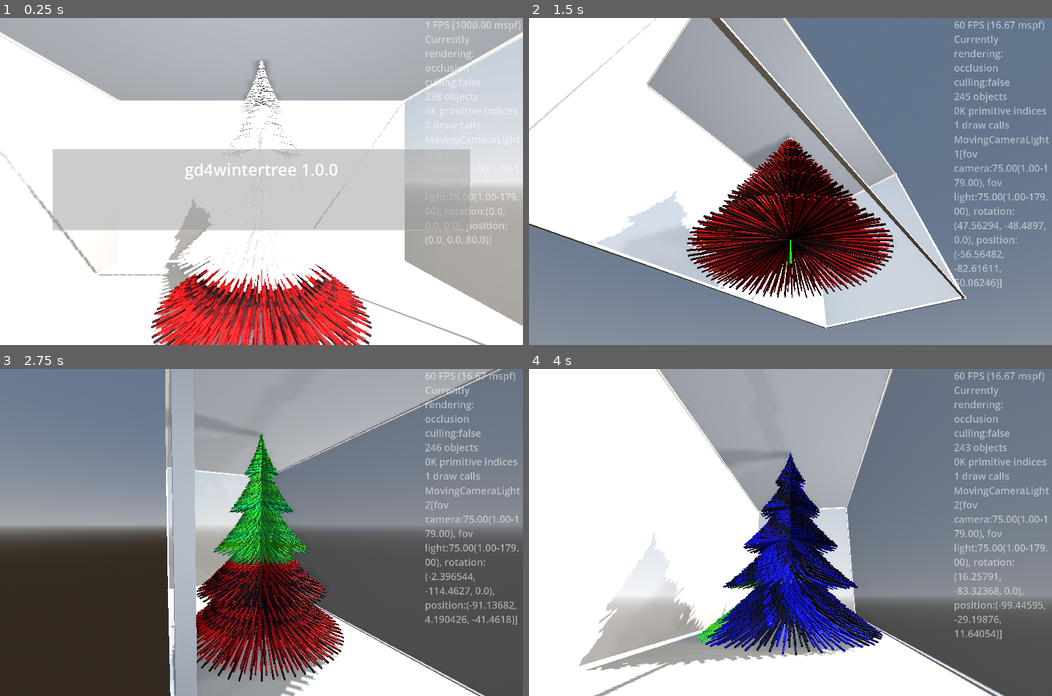
Above: before the commit, frames 1-4 (two rows, left to right).
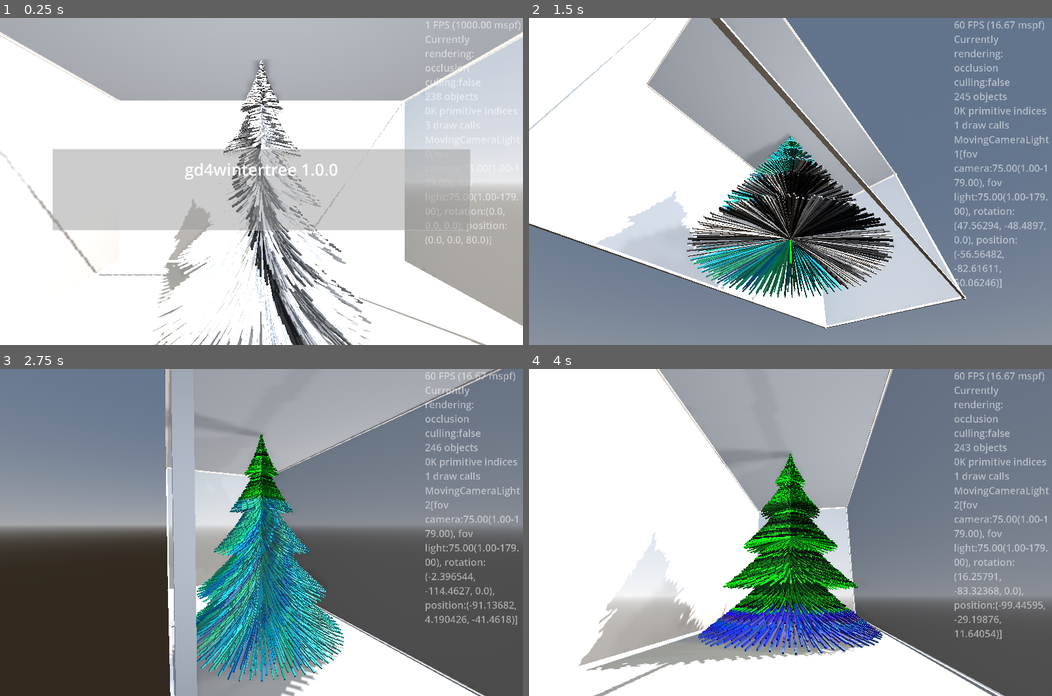
Above: after the commit, the same moments.

Repository: kasworld/gd4wintertree
Game: Godot game, scene res://main.tscn
Same seed, same stepped clock (60 frames per second), same inputs: the game is played once before the commit and once after it.
Inputs (mouse positions are in pixels of both pictures, inside the frame that each line leads up to):
- Up to frame 1 (0.25 s): no input
- Up to frame 2 (1.5 s): tap Enter at 0.5 s; move the mouse to (905, 165) at 0.52 s; hold Right 0.53-1.28 s; tap Q at 0.6 s; click (905, 165) at 0.67 s; move the mouse to (685, 197) at 1.27 s; hold Down from 1.28 s (still down); tap E at 1.35 s
- Up to frame 3 (2.75 s): move the mouse to (313, 460) at 2.02 s; release Down at 2.03 s; hold Right from 2.03 s (still down); tap Enter at 2.1 s
- Up to frame 4 (4 s): move the mouse to (764, 597) at 2.77 s; release Right at 2.78 s; hold Up 2.78-3.53 s; tap Q at 2.85 s; click (764, 597) at 2.92 s; move the mouse to (947, 581) at 3.52 s; hold Left from 3.53 s (still down); tap E at 3.6 s

The runs differ from the first frame. In frame 1, 11% of the frame differs, in the area x 28-72%, y 13-100%; in frame 2, 9.0%; in frame 3, 10%; in frame 4, 8.1%.

Commit message:
add ShuffleIter, apply

Diff:
--- /dev/null
+++ b/lib/shuffle_iter.gd
@@ -0,0 +1,27 @@
+class_name ShuffleIter
+
+var iter_data :Array
+var curser :int
+
+func _init(list :Array) -> void:
+	iter_data = list.duplicate()
+	shuffle()
+
+func shuffle() -> ShuffleIter:
+	iter_data.shuffle()
+	curser = 0
+	return self
+
+func is_new_start() -> bool:
+	return curser == 0
+
+func get_current() -> Variant:
+	return iter_data[curser]
+
+func get_next() -> Variant:
+	var rtn = iter_data[curser]
+	curser += 1
+	curser %= iter_data.size()
+	if curser == 0:
+		shuffle()
+	return rtn
--- a/main.gd
+++ b/main.gd
@@ -54,18 +54,16 @@
 
 enum AniDir { Up, Down, Left , Right }
 var line_tree_inst_index :Array
-var rgb_index :int = 0
-var rgb_data := [[0],[1],[2],[0,1],[1,2],[2,0], [0,1,2]]
+var rgb_data := ShuffleIter.new( [[0],[1],[2],[0,1],[1,2],[2,0], [0,1,2]] )
 var color_fn :Callable = RandomColor.pure_color
-var ani_dir_data := [AniDir.Up, AniDir.Down, AniDir.Left , AniDir.Right]
-var ani_dir_index :int
+var ani_dir_data := ShuffleIter.new( [AniDir.Up, AniDir.Down, AniDir.Left , AniDir.Right] )
 var change_count := 0
 func linetree_color_animate() -> void:
 	var lines :MultiMeshShape = $LineTree.get_lines()
-	var co :Color = color_fn.call(rgb_data[rgb_index])
+	var co :Color = color_fn.call(rgb_data.get_current())
 
 	var ani_ended :bool = false
-	match ani_dir_data[ani_dir_index]:
+	match ani_dir_data.get_current():
 		AniDir.Up:
 			for i in line_tree_inst_index[-change_count-1]:
 				lines.set_inst_color(i, co)
@@ -94,15 +92,9 @@
 			ani_ended = change_count >= line_tree_inst_index[-1].size()
 
 	if ani_ended:
+		rgb_data.get_next()
+		ani_dir_data.get_next()
 		change_count = 0
-		rgb_index += 1
-		rgb_index %= rgb_data.size()
-		if rgb_index == 0:
-			rgb_data.shuffle()
-		ani_dir_index += 1
-		ani_dir_index %= 4
-		if ani_dir_index == 0:
-			ani_dir_data.shuffle()
 		color_fn = [RandomColor.pure_color, RandomColor.rate_color].pick_random()
 
 func random_color() -> Color:
Not shown, added: lib/shuffle_iter.gd.uid
